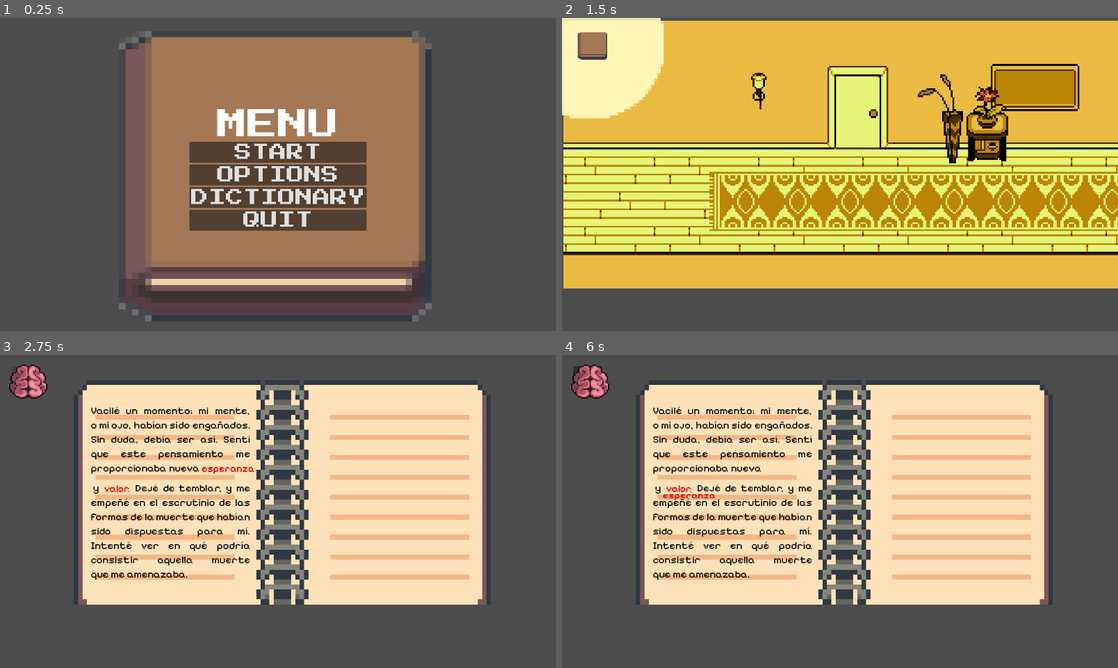
Above: before the commit, frames 1-4 (two rows, left to right).
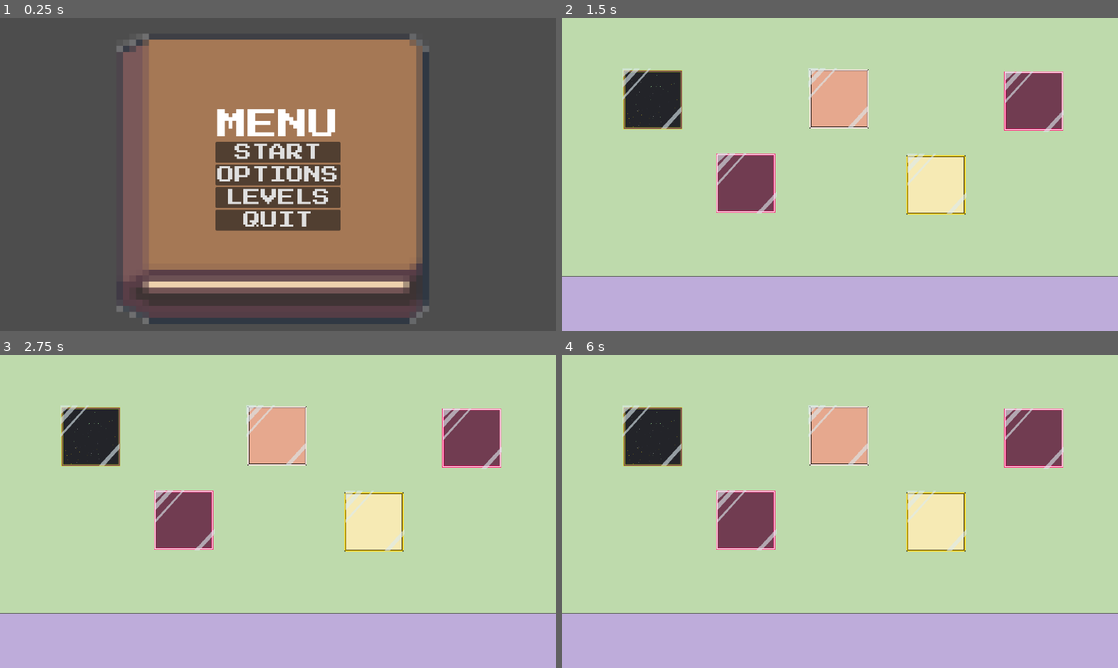
Above: after the commit, the same moments.

Repository: AlePatata/Puzlitas
Game: Godot game, scene res://scenes/main_menu.tscn
Two runs of this game, one before a commit and one after it. Both use one fixed random seed, a clock stepped at 60 frames per second and the inputs below.
Inputs (mouse positions are in pixels of both pictures, inside the frame that each line leads up to):
- Up to frame 1 (0.25 s): no input
- Up to frame 2 (1.5 s): click (840, 196) at 0.5 s, where only the run before the commit has a clickable "DICTIONARY"; click (589, 43) at 1.27 s
- Up to frame 3 (2.75 s): click (27, 383) at 2.02 s
- Up to frame 4 (6 s): click (589, 380) at 2.77 s; click (589, 383) at 3.52 s; click (589, 380) at 4.27 s; click (589, 383) at 5.02 s; tap Enter at 5.75 s; move the mouse to (789, 470) at 5.77 s; click (789, 470) at 5.92 s

The runs differ from the first frame. In frame 1, 8.3% of the frame differs, in the area x 21-78%, y 4-98%; in frame 2, 100%, in the area x 0-100%, y 0-100%; in frame 3, 99%; in frame 4, 99%.

Commit message:
Added Lvl Selector on main menu and pause menu

Diff:
--- a/Proyecto Godot/project.godot
+++ b/Proyecto Godot/project.godot
@@ -28,6 +28,11 @@
 "events": [Object(InputEventKey,"resource_local_to_scene":false,"resource_name":"","device":-1,"window_id":0,"alt_pressed":false,"shift_pressed":false,"ctrl_pressed":false,"meta_pressed":false,"pressed":false,"keycode":0,"physical_keycode":80,"key_label":0,"unicode":112,"echo":false,"script":null)
 ]
 }
+"Click izquierdo"={
+"deadzone": 0.5,
+"events": [null, Object(InputEventMouseButton,"resource_local_to_scene":false,"resource_name":"","device":-1,"window_id":0,"alt_pressed":false,"shift_pressed":false,"ctrl_pressed":false,"meta_pressed":false,"button_mask":0,"position":Vector2(0, 0),"global_position":Vector2(0, 0),"factor":1.0,"button_index":1,"canceled":false,"pressed":false,"double_click":false,"script":null)
+]
+}
 
 [rendering]
 
--- /dev/null
+++ b/Proyecto Godot/scenes/Lvl_selector.tscn
@@ -0,0 +1,120 @@
+[gd_scene load_steps=10 format=3 uid="uid://d3skujaduvn6l"]
+
+[ext_resource type="Texture2D" uid="uid://ccqmu6183rnlj" path="res://assets/fondosimpleverde.png" id="1_ba42i"]
+[ext_resource type="Texture2D" uid="uid://2seko6y4b3u8" path="res://assets/fondosimplemorado.png" id="2_g5w5q"]
+[ext_resource type="Script" path="res://scenes/select_lvl1.gd" id="3_j00x8"]
+[ext_resource type="Texture2D" uid="uid://c7qwkrsceoe7j" path="res://assets/fotos/Frame17.png" id="4_h33kx"]
+[ext_resource type="Texture2D" uid="uid://dbofx8mapw6ot" path="res://assets/fotos/GlareFrame1.png" id="5_q625v"]
+[ext_resource type="Texture2D" uid="uid://cfavsmi6h483g" path="res://assets/fotos/Frame18.png" id="6_dxcxe"]
+[ext_resource type="Texture2D" uid="uid://dt10li0si3iy8" path="res://assets/fotos/Frame23.png" id="7_5ctku"]
+[ext_resource type="Texture2D" uid="uid://bs3pu80uufl1v" path="res://assets/fotos/Frame25.png" id="8_fdwi7"]
+
+[sub_resource type="RectangleShape2D" id="RectangleShape2D_soa5c"]
+size = Vector2(24.93, 128)
+
+[node name="LvlSelector" type="Node2D"]
+
+[node name="Sprite2D" type="Sprite2D" parent="."]
+position = Vector2(641.5, 293.5)
+scale = Vector2(5.3625, 4.45185)
+texture = ExtResource("1_ba42i")
+
+[node name="Fondosimplemorado" type="Sprite2D" parent="."]
+position = Vector2(643, 663)
+scale = Vector2(5.35833, 1)
+texture = ExtResource("2_g5w5q")
+
+[node name="marco 1" type="Area2D" parent="."]
+position = Vector2(643, 663)
+scale = Vector2(5.35833, 1)
+
+[node name="Marco 1" type="Sprite2D" parent="marco 1"]
+position = Vector2(-80.9953, -475)
+scale = Vector2(0.186625, 1)
+texture = ExtResource("4_h33kx")
+
+[node name="reflejo 1" type="Sprite2D" parent="marco 1/Marco 1"]
+position = Vector2(-2, -2)
+texture = ExtResource("5_q625v")
+
+[node name="CollisionShape2D" type="CollisionShape2D" parent="marco 1"]
+position = Vector2(-80.9564, -474)
+shape = SubResource("RectangleShape2D_soa5c")
+script = ExtResource("3_j00x8")
+
+[node name="marco 2" type="Area2D" parent="."]
+position = Vector2(643, 663)
+scale = Vector2(5.35833, 1)
+
+[node name="Marco 2" type="Sprite2D" parent="marco 2"]
+position = Vector2(-41.0575, -283)
+scale = Vector2(0.186625, 1)
+texture = ExtResource("6_dxcxe")
+
+[node name="Reflejo 2" type="Sprite2D" parent="marco 2/Marco 2"]
+position = Vector2(3, 1)
+texture = ExtResource("5_q625v")
+
+[node name="CollisionShape2D" type="CollisionShape2D" parent="marco 2"]
+position = Vector2(-41.4308, -283)
+shape = SubResource("RectangleShape2D_soa5c")
+
+[node name="marco 3" type="Area2D" parent="."]
+position = Vector2(643, 663)
+scale = Vector2(5.35833, 1)
+
+[node name="Marco 3" type="Sprite2D" parent="marco 3"]
+position = Vector2(-0.933113, -477)
+scale = Vector2(0.186625, 1)
+texture = ExtResource("7_5ctku")
+
+[node name="reflejo 3" type="Sprite2D" parent="marco 3/Marco 3"]
+position = Vector2(-3, -1)
+texture = ExtResource("5_q625v")
+
+[node name="CollisionShape2D" type="CollisionShape2D" parent="marco 3"]
+position = Vector2(-1.11974, -478)
+shape = SubResource("RectangleShape2D_soa5c")
+
+[node name="marco 4" type="Area2D" parent="."]
+position = Vector2(643, 663)
+scale = Vector2(5.35833, 1)
+
+[node name="Marco 4" type="Sprite2D" parent="marco 4"]
+position = Vector2(40.6843, -279)
+scale = Vector2(0.186625, 1)
+texture = ExtResource("8_fdwi7")
+
+[node name="Reflejo 4" type="Sprite2D" parent="marco 4/Marco 4"]
+position = Vector2(2, -2)
+texture = ExtResource("5_q625v")
+
+[node name="CollisionShape2D" type="CollisionShape2D" parent="marco 4"]
+position = Vector2(40.8709, -281)
+shape = SubResource("RectangleShape2D_soa5c")
+
+[node name="marco 5" type="Area2D" parent="."]
+position = Vector2(643, 663)
+scale = Vector2(5.35833, 1)
+
+[node name="Marco 5" type="Sprite2D" parent="marco 5"]
+position = Vector2(82.675, -472)
+scale = Vector2(0.186625, 1)
+texture = ExtResource("6_dxcxe")
+
+[node name="reflejo 5" type="Sprite2D" parent="marco 5/Marco 5"]
+position = Vector2(1, 2)
+texture = ExtResource("5_q625v")
+
+[node name="CollisionShape2D" type="CollisionShape2D" parent="marco 5"]
+position = Vector2(82.675, -474)
+shape = SubResource("RectangleShape2D_soa5c")
+
+[connection signal="input_event" from="marco 1" to="marco 1/CollisionShape2D" method="_on_marco_1_input_event"]
+[connection signal="mouse_entered" from="marco 1" to="marco 1/CollisionShape2D" method="_on_marco_1_mouse_entered"]
+[connection signal="input_event" from="marco 2" to="marco 1/CollisionShape2D" method="_on_marco_2_input_event"]
+[connection signal="mouse_entered" from="marco 2" to="marco 1/CollisionShape2D" method="_on_marco_2_mouse_entered"]
+[connection signal="input_event" from="marco 3" to="marco 1/CollisionShape2D" method="_on_marco_3_input_event"]
+[connection signal="mouse_entered" from="marco 3" to="marco 1/CollisionShape2D" method="_on_marco_3_mouse_entered"]
+[connection signal="input_event" from="marco 4" to="marco 1/CollisionShape2D" method="_on_marco_4_input_event"]
+[connection signal="input_event" from="marco 5" to="marco 1/CollisionShape2D" method="_on_marco_5_input_event"]
--- a/Proyecto Godot/scenes/diario.tscn
+++ b/Proyecto Godot/scenes/diario.tscn
@@ -149,6 +149,7 @@
 script = ExtResource("7_d8o77")
 
 [node name="brain_button" type="Button" parent="CanvasLayer2"]
+visible = false
 anchors_preset = -1
 anchor_left = -0.0078125
 anchor_top = -0.0111111
--- a/Proyecto Godot/scenes/main_menu.gd
+++ b/Proyecto Godot/scenes/main_menu.gd
@@ -1,22 +1,22 @@
 extends MarginContainer
 @onready var start: Button = $PanelContainer/MarginContainer/VBoxContainer/Start
 @onready var options: Button = $PanelContainer/MarginContainer/VBoxContainer/Options
-@onready var dictionary: Button = $PanelContainer/MarginContainer/VBoxContainer/Dictionary
+@onready var lvlselector: Button = $PanelContainer/MarginContainer/VBoxContainer/lvlselector
 @onready var quit: Button = $PanelContainer/MarginContainer/VBoxContainer/Quit
 
 
 # Called when the node enters the scene tree for the first time.
 func _ready() -> void:
 	start.pressed.connect(_on_start_pressed)
-	dictionary.pressed.connect(_on_dictionary_pressed)
+	lvlselector.pressed.connect(_on_lvlselector_pressed)
 	quit.pressed.connect(_on_quit_pressed)
 
 
 func _on_start_pressed():
 	get_tree().change_scene_to_file("res://scenes/light.tscn")
 
-func _on_dictionary_pressed():
-	get_tree().change_scene_to_file("res://scenes/diario.tscn")
+func _on_lvlselector_pressed():
+	get_tree().change_scene_to_file("res://scenes/lvl_selector.tscn")
 
 func _on_quit_pressed():
 	get_tree().quit()
--- a/Proyecto Godot/scenes/main_menu.tscn
+++ b/Proyecto Godot/scenes/main_menu.tscn
@@ -17,7 +17,7 @@
 size_flags_vertical = 4
 
 [node name="Sprite2D" type="Sprite2D" parent="PanelContainer"]
-position = Vector2(268, 173)
+position = Vector2(202, 179)
 scale = Vector2(14.999, 13.902)
 texture = ExtResource("3_hg8uk")
 hframes = 3
@@ -46,10 +46,10 @@
 theme_override_font_sizes/font_size = 40
 text = "OPTIONS"
 
-[node name="Dictionary" type="Button" parent="PanelContainer/MarginContainer/VBoxContainer"]
+[node name="lvlselector" type="Button" parent="PanelContainer/MarginContainer/VBoxContainer"]
 layout_mode = 2
 theme_override_font_sizes/font_size = 40
-text = "DICTIONARY"
+text = "LEVELS"
 
 [node name="Quit" type="Button" parent="PanelContainer/MarginContainer/VBoxContainer"]
 layout_mode = 2
--- a/Proyecto Godot/scenes/pause_menu.gd
+++ b/Proyecto Godot/scenes/pause_menu.gd
@@ -1,6 +1,6 @@
 extends PanelContainer
 @onready var resume = $MarginContainer/VBoxContainer/Resume
-@onready var options = $MarginContainer/VBoxContainer/Options
+@onready var lvl_selector = $MarginContainer/VBoxContainer/Levels
 @onready var main = $MarginContainer/VBoxContainer/Main
 @onready var quit = $MarginContainer/VBoxContainer/Quit
 
@@ -10,6 +10,7 @@
 	resume.pressed.connect(_on_resume_pressed)
 	quit.pressed.connect(_on_quit_pressed)
 	main.pressed.connect(_on_main_pressed)
+	lvl_selector.pressed.connect(_on_lvl_selector_pressed)
 	hide()
 
 func _input(event: InputEvent) -> void:
@@ -28,3 +29,7 @@
 func _on_main_pressed():
 	get_tree().paused = false
 	get_tree().change_scene_to_file("res://scenes/main_menu.tscn")
+
+func _on_lvl_selector_pressed():
+	get_tree().paused = false
+	get_tree().change_scene_to_file("res://scenes/Lvl_selector.tscn")
--- a/Proyecto Godot/scenes/pause_menu.tscn
+++ b/Proyecto Godot/scenes/pause_menu.tscn
@@ -34,10 +34,10 @@
 theme_override_font_sizes/font_size = 50
 text = "MAIN"
 
-[node name="Options" type="Button" parent="MarginContainer/VBoxContainer"]
+[node name="Levels" type="Button" parent="MarginContainer/VBoxContainer"]
 layout_mode = 2
 theme_override_font_sizes/font_size = 50
-text = "OPTIONS"
+text = "LEVELS"
 
 [node name="Quit" type="Button" parent="MarginContainer/VBoxContainer"]
 layout_mode = 2
--- /dev/null
+++ b/Proyecto Godot/scenes/select_lvl1.gd
@@ -0,0 +1,26 @@
+extends Node2D
+
+#tutorial
+func _on_marco_1_input_event(viewport, event, shape_idx):
+	if event is InputEventMouseButton and event.button_index == MOUSE_BUTTON_LEFT:
+		get_tree().change_scene_to_file("res://scenes/diario.tscn")
+
+#lvl1
+func _on_marco_2_input_event(viewport, event, shape_idx):
+	if event is InputEventMouseButton and event.button_index == MOUSE_BUTTON_LEFT:
+		get_tree().change_scene_to_file("res://scenes/light.tscn")
+
+#lvl2
+func _on_marco_3_input_event(viewport, event, shape_idx):
+	if event is InputEventMouseButton and event.button_index == MOUSE_BUTTON_LEFT:
+		get_tree().change_scene_to_file("res://scenes/Lvl pauloli/main_menu.tscn")
+
+#lvl3
+func _on_marco_4_input_event(viewport, event, shape_idx):
+	if event is InputEventMouseButton and event.button_index == MOUSE_BUTTON_LEFT:
+		get_tree().change_scene_to_file("res://scenes/main_menu.tscn")
+
+#lvl4
+func _on_marco_5_input_event(viewport, event, shape_idx):
+	if event is InputEventMouseButton and event.button_index == MOUSE_BUTTON_LEFT:
+		get_tree().change_scene_to_file("res://scenes/main_menu.tscn")
Binary file added: Proyecto Godot/assets/Frame_charcoalBG.png
Not shown, added: Proyecto Godot/assets/Frame_charcoalBG.png.import
Binary file added: Proyecto Godot/assets/fotos/Frame17.png
Not shown, added: Proyecto Godot/assets/fotos/Frame17.png.import
Binary file added: Proyecto Godot/assets/fotos/Frame18.png
Not shown, added: Proyecto Godot/assets/fotos/Frame18.png.import
Binary file added: Proyecto Godot/assets/fotos/Frame23.png
Not shown, added: Proyecto Godot/assets/fotos/Frame23.png.import
Binary file added: Proyecto Godot/assets/fotos/Frame25.png
Not shown, added: Proyecto Godot/assets/fotos/Frame25.png.import
Binary file added: Proyecto Godot/assets/fotos/GlareFrame1.png
Not shown, added: Proyecto Godot/assets/fotos/GlareFrame1.png.import
(and 3 more such lines)
